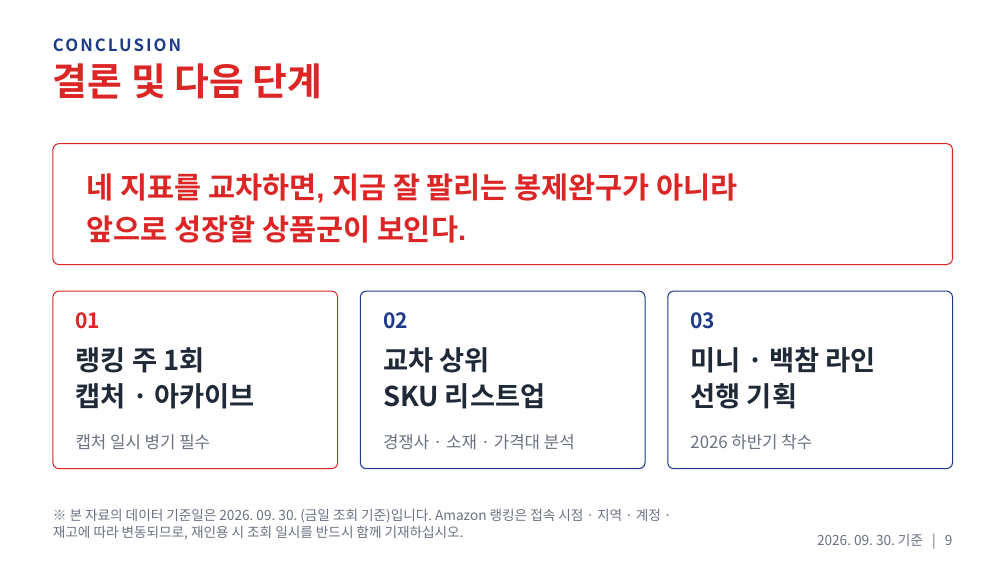
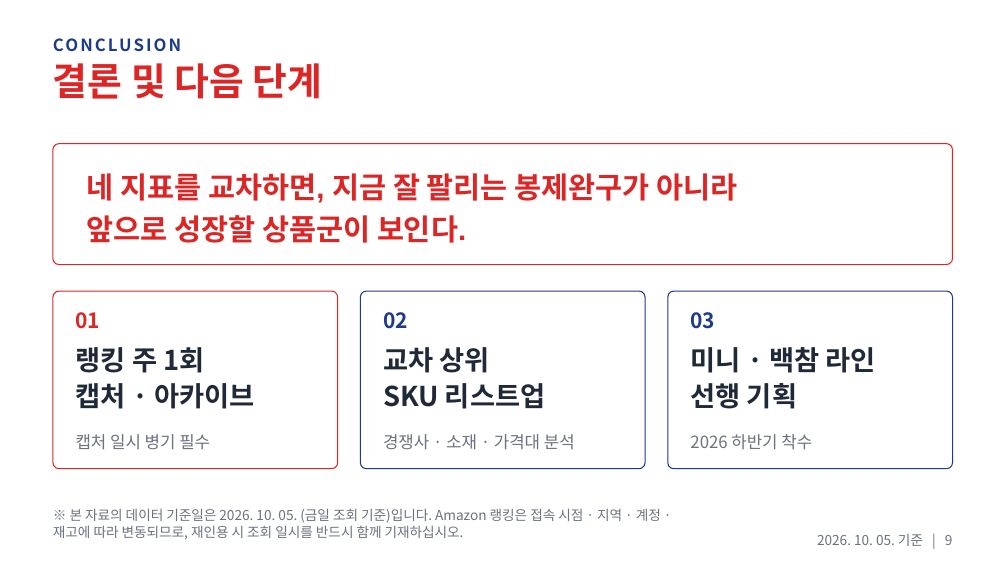
Before and after one commit to JOHENRIM/notion, a slide deck: slide 9 of reports/Aurora_Amazon_Plush_Ranking_Analysis.pptx. Drawn at 1008x567 pixels with LibreOffice and Linux fonts; fonts in the diff are those of the drawing. Boxes give left, top, right and bottom in pixels: in the first picture for what was removed or moved away, otherwise in the second. Text is boxed around its words. In the diff, an @@ line names an element or a change of style, - is before the commit and + after.

```diff
--- a/reports/Aurora_Amazon_Plush_Ranking_Analysis.pptx
+++ b/reports/Aurora_Amazon_Plush_Ranking_Analysis.pptx
@@ text at [53,508,661,539]: text changed @@
-※ 본 자료의 데이터 기준일은 2026. 09. 30. (금일 조회 기준)입니다. Amazon 랭킹은 접속 시점 · 지역 · 계정 · 재고에 따라 변동되므로, 재인용 시 조회 일시를 반드시 함께 기재하십시오.
+※ 본 자료의 데이터 기준일은 2026. 10. 05. (금일 조회 기준)입니다. Amazon 랭킹은 접속 시점 · 지역 · 계정 · 재고에 따라 변동되므로, 재인용 시 조회 일시를 반드시 함께 기재하십시오.
@@ text at [817,534,953,546]: text changed @@
-2026. 09. 30. 기준 | 9
+2026. 10. 05. 기준 | 9
```
Also in this commit, not shown: 8 other slides changed, 2 other files.
